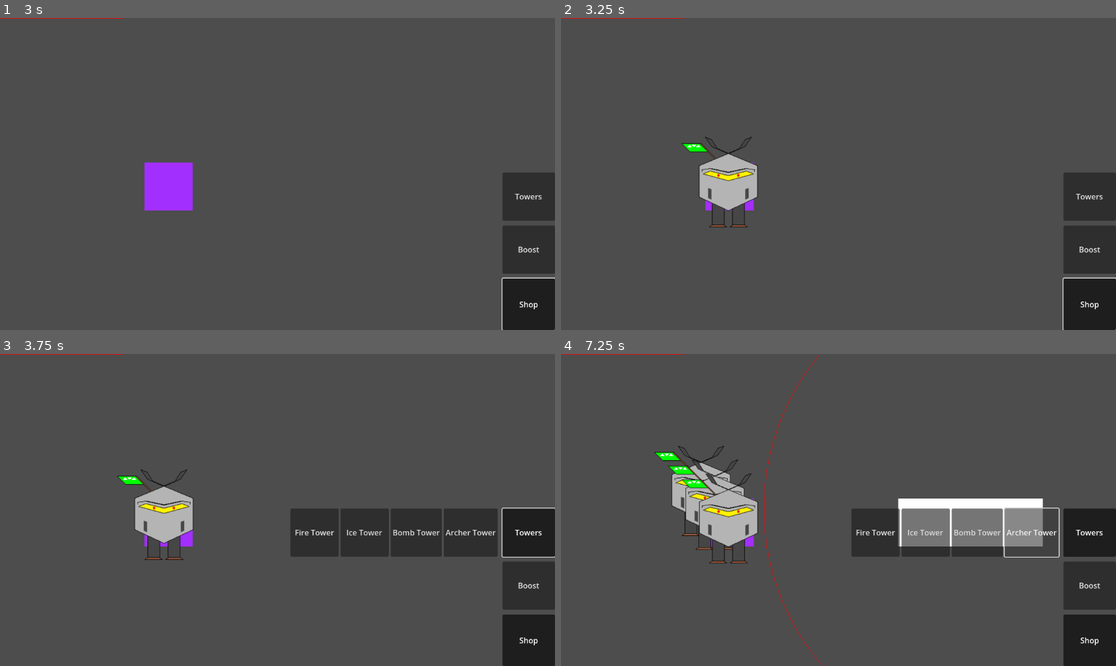
Above: before the commit, frames 1-4 (two rows, left to right).
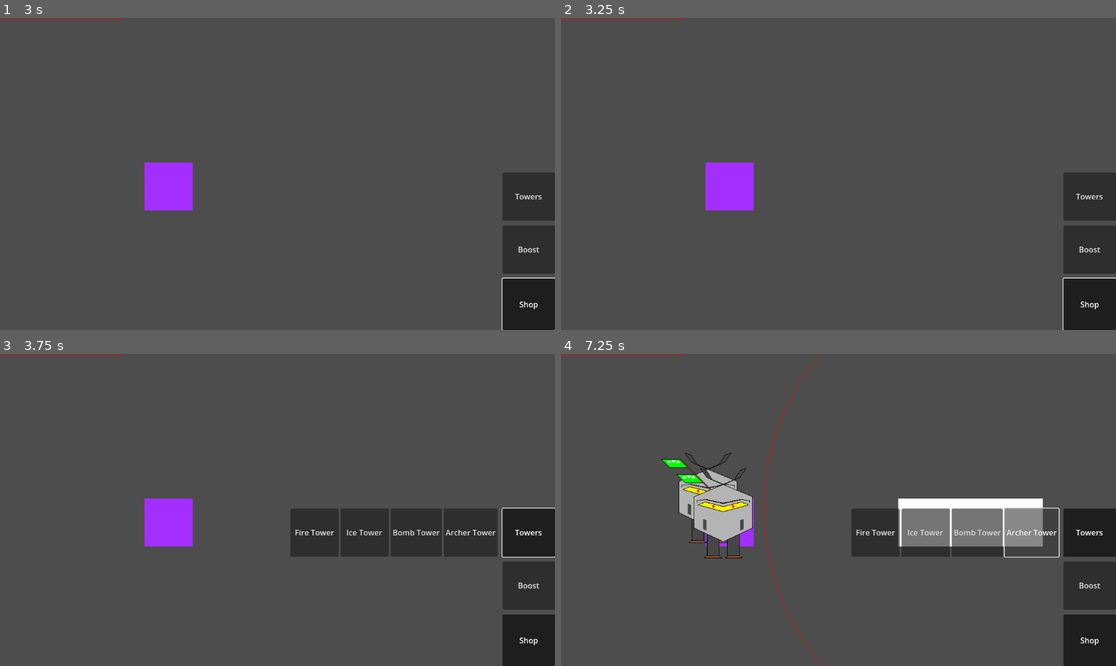
Above: after the commit, the same moments.

Repository: m-conti/melonjam2023
Game: Godot game, scene res://game.tscn
Two runs of this game, one before a commit and one after it. Both use one fixed random seed, a clock stepped at 60 frames per second and the inputs below.
Inputs (mouse positions are in pixels of both pictures, inside the frame that each line leads up to):
- Up to frame 1 (3 s): click (255, 155) at 0.52 s; type "Alex" at 0.6 s; click "Host" at 1.25 s; click "START!" at 2 s; click "Shop" at 2.75 s
- Up to frame 2 (3.25 s): no input
- Up to frame 3 (3.75 s): click "Towers" at 3.5 s
- Up to frame 4 (7.25 s): click "Fire Tower" at 4.25 s; click "Ice Tower" at 5 s; click "Bomb Tower" at 5.75 s; click "Archer Tower" at 6.5 s

Frame 1 is identical in both runs. In frame 2, 1.8% of the frame differs, in the area x 21-36%, y 38-68%; in frame 3, 1.9%; in frame 4, 2.3%, in the area x 16-36%, y 29-68%.

Commit message:
fix towers

Diff:
--- a/Entities/Spawner.gd
+++ b/Entities/Spawner.gd
@@ -13,7 +13,7 @@
 	new_enemy.position = position
 
 
-func _ready():
+func place_on_map(pos: Vector2i):
 	var timer: Timer = get_node("Timer")
 	timer.wait_time = cooldown
 	timer.timeout.connect(spawn)
--- a/Entities/Tower.gd
+++ b/Entities/Tower.gd
@@ -78,10 +78,6 @@
 	return false
 
 
-func place_tower(pos: Vector2i):
-	if not can_be_placed(pos):
-		return
-
-	map.grid[pos.x][pos.y] = self
+func place_on_map(pos: Vector2i):
 	has_been_placed.emit(pos)
 	timer.start(attack_cooldown)
--- a/HUD/Buttons/PlaceOnMap.gd
+++ b/HUD/Buttons/PlaceOnMap.gd
@@ -34,7 +34,16 @@
 
 	if event is InputEventMouseButton:
 		if event.button_index == MOUSE_BUTTON_LEFT:
-			place_on_map(map.tilemap.local_to_map(event.position))
+			var pos: Vector2i = map.tilemap.local_to_map(event.position)
+
+			if not can_be_placed(pos):
+				return
+
+			map.add_at_pos(ghost, pos)
+			ghost.place_on_map(pos)
+
+			ghost.modulate = Color.WHITE
+			ghost.reparent(map)
 			ghost = null
 
 		elif event.button_index == MOUSE_BUTTON_RIGHT:
@@ -46,7 +55,3 @@
 
 func can_be_placed(pos: Vector2i) -> bool:
 	return false
-
-
-func place_on_map(pos: Vector2i):
-	pass
--- a/HUD/Buttons/SpawnerButton.gd
+++ b/HUD/Buttons/SpawnerButton.gd
@@ -4,8 +4,3 @@
 
 func can_be_placed(pos: Vector2i) -> bool:
 	return map.is_in_grid(pos) and map.grid[pos.x][pos.y] == null
-
-
-func place_on_map(pos: Vector2i):
-	ghost.modulate = Color.WHITE
-	map.add_at_pos(ghost, pos)
--- a/HUD/Buttons/TowerButton.gd
+++ b/HUD/Buttons/TowerButton.gd
@@ -6,12 +6,6 @@
 	return ghost.can_be_placed(pos)
 
 
-func place_on_map(pos: Vector2i):
-	ghost.modulate = Color.WHITE
-	ghost.place_tower(pos)
-	ghost.reparent(map)
-
-
 func _draw():
 	if ghost == null:
 		return
--- a/Map.gd
+++ b/Map.gd
@@ -27,6 +27,7 @@
 	else: hide()
 
 	var spawner: Spawner = load("res://Entities/Spawner.tscn").instantiate()
+	spawner.place_on_map(Vector2i(3, 3))
 	add_at_pos(spawner, Vector2i(3, 3))
 
 func _init():
